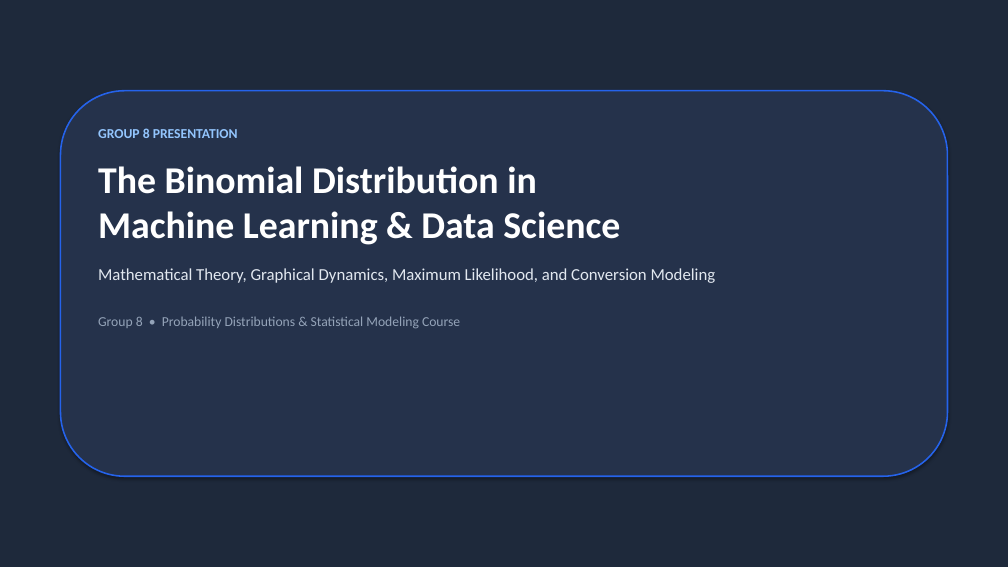
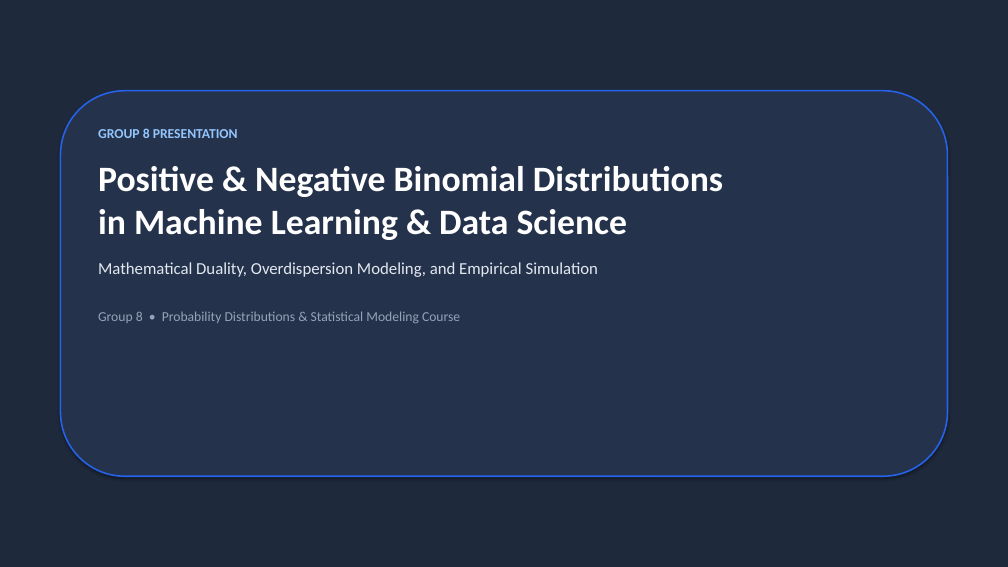
Before and after one commit to TariqYouhana/stat-probability-distributions-ml, a slide deck: slide 1 of slides.pptx. Drawn at 1008x567 pixels with LibreOffice and Linux fonts; fonts in the diff are those of the drawing. Boxes give left, top, right and bottom in pixels: in the first picture for what was removed or moved away, otherwise in the second. Text is boxed around its words. In the diff, an @@ line names an element or a change of style, - is before the commit and + after.

Commit message:
Add Negative Binomial distribution alongside Positive Binomial

```diff
--- a/slides.pptx
+++ b/slides.pptx
@@ text at box(98, 166, 723, 277): text changed; size 16 to 34 pt; text colour #E2E8F0 to #FFFFFF; bold on @@
-The Binomial Distribution in
-Machine Learning & Data Science
-Mathematical Theory, Graphical Dynamics, Maximum Likelihood, and Conversion Modeling
+Positive & Negative Binomial Distributions
+in Machine Learning & Data Science
+Mathematical Duality, Overdispersion Modeling, and Empirical Simulation
```
Also in this commit, not shown: 4 other slides changed, 4 slides added, 4 slides removed, 17 other files.
